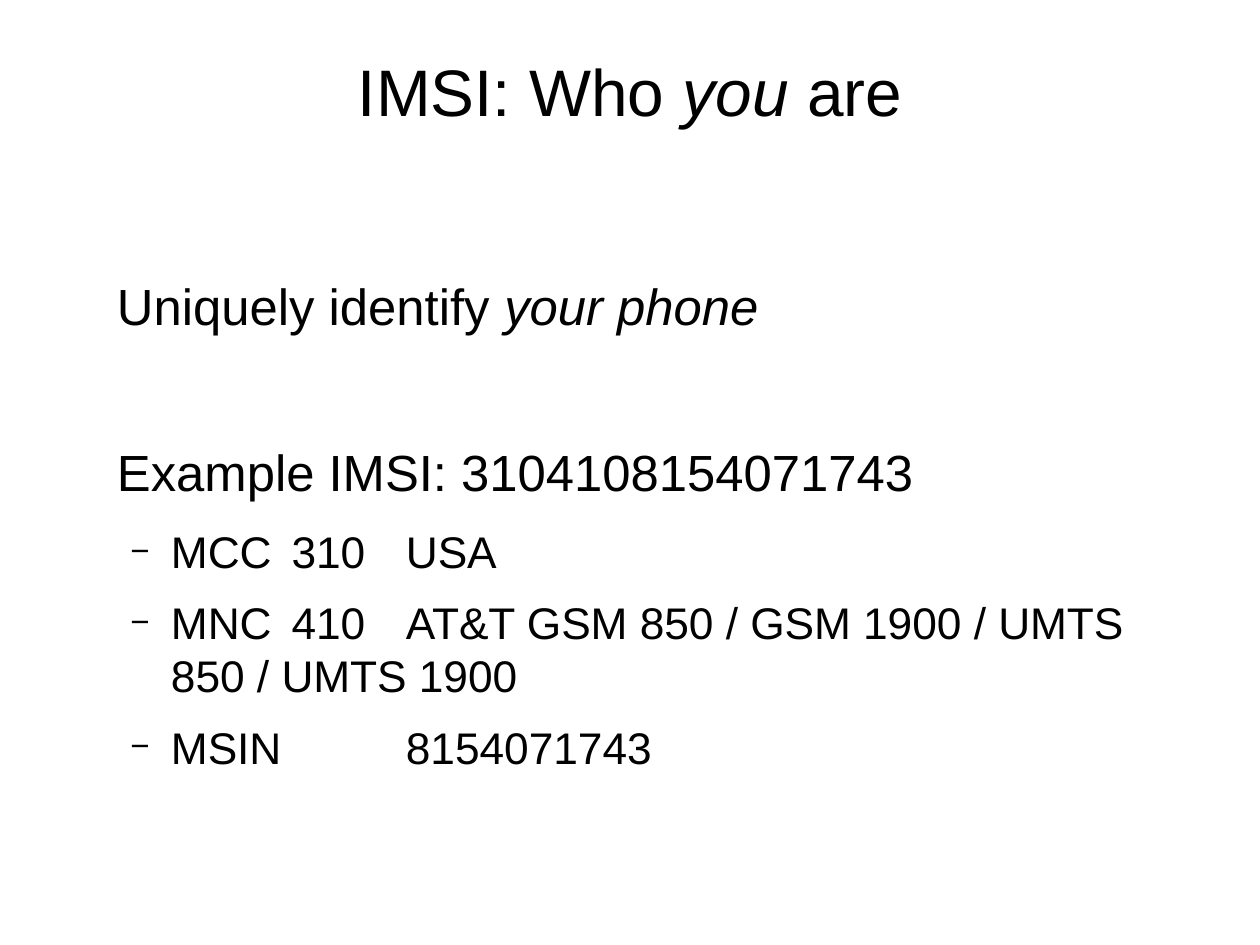
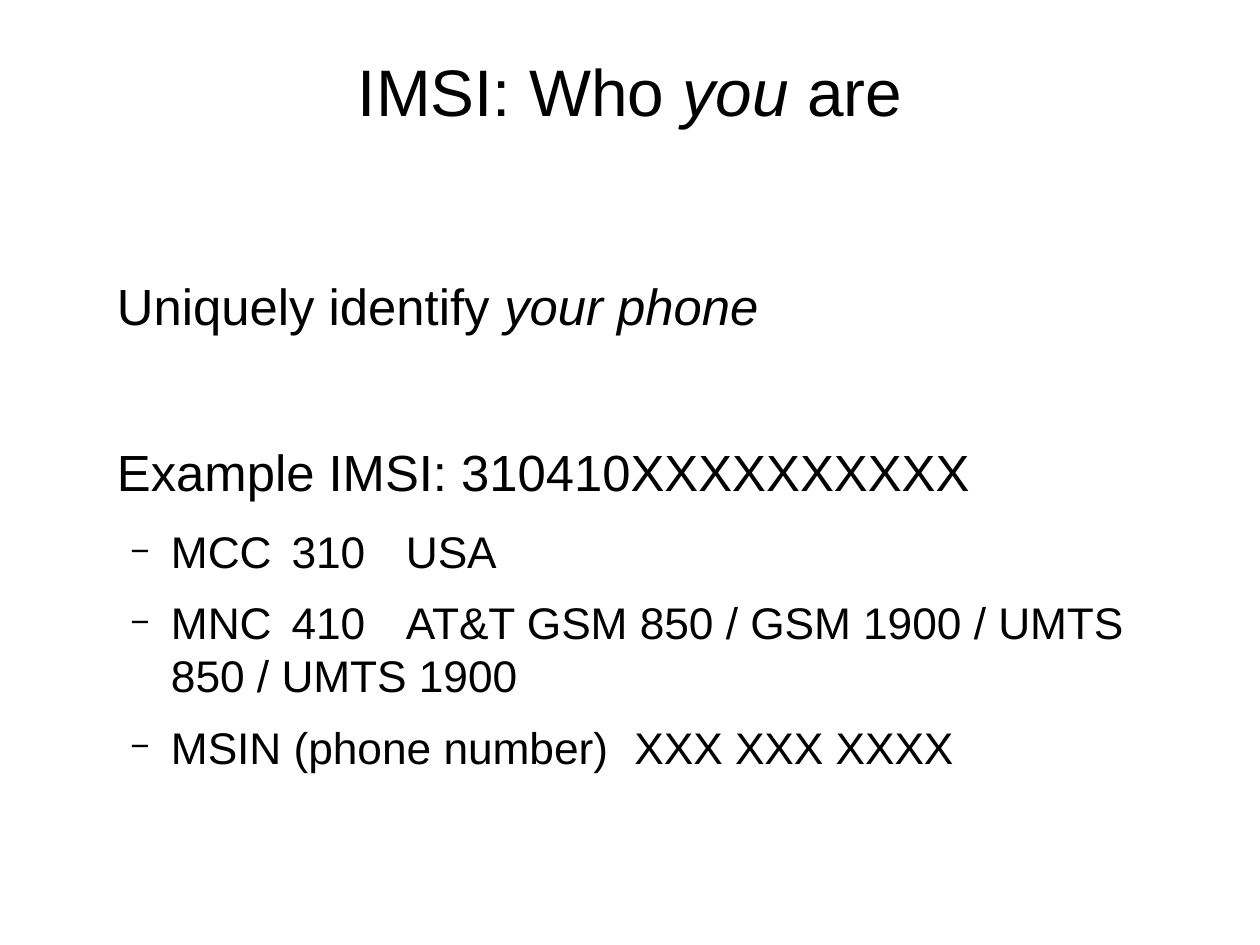
Before and after one commit to b-meson/securitytalks, a slide deck: slide 5 of Thotcon/THOTCONvFinal.odp. Drawn at 1260x945 pixels with LibreOffice and Linux fonts; fonts in the diff are those of the drawing; background and template pictures are left out. Boxes give left, top, right and bottom in pixels: in the first picture for what was removed or moved away, otherwise in the second. Text is boxed around its words. In the diff, an @@ line names an element or a change of style, - is before the commit and + after.

```diff
--- a/Thotcon/THOTCONvFinal.odp
+++ b/Thotcon/THOTCONvFinal.odp
@@ text at [117,454,969,502]: text changed @@
-Example IMSI: 3104108154071743
+Example IMSI: 310410XXXXXXXXXX
@@ text at [171,732,954,772]: text changed @@
-  − MSIN 8154071743
+  − MSIN (phone number) XXX XXX XXXX
```
Also in this commit, not shown: 1 other slide changed, 1 slide removed, 1 other file.
